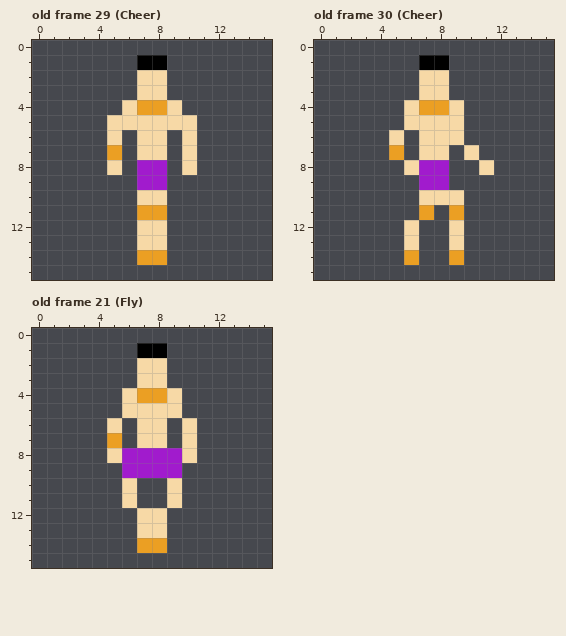
Two states of a pixel-art file, art/characters/Man4.ase. The first picture shows the starting point.
16x16 pixels, 48 frames. Shown: old frame 29 (Cheer), old frame 30 (Cheer), old frame 21 (Fly). The commit also changed other frames, which this record leaves out.
After:
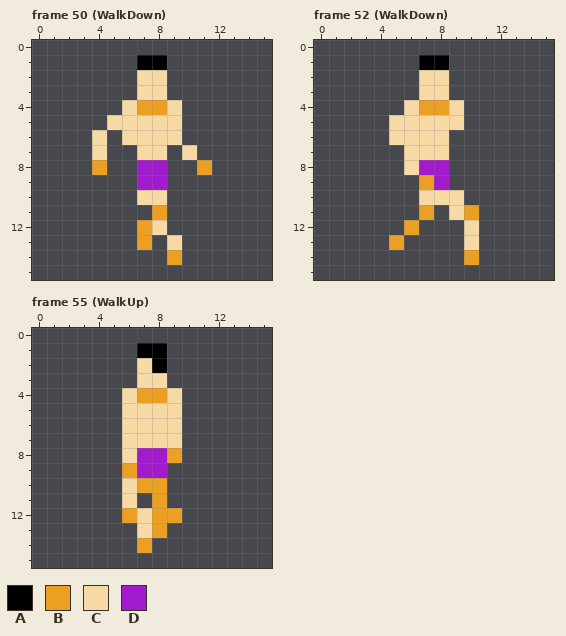
Palette (. is transparent): A #000000  B #eb9f23  C #f7d9a6  D #a11bcd
A new or re-ordered frame is compared with the old frame closest to it.
Edits made:
{"change": "frames 48 -> 56"}
{"where": "frame 50 (WalkDown) is new; against old frame 29 (Cheer), layer \"Layer 3\""}
{"frame":50,"y":5,"x":10,"old":"C","new":"."}
{"frame":50,"y":6,"x":4,"old":".C.","new":"C.C"}
{"frame":50,"y":6,"x":9,"old":".C","new":"C."}
{"frame":50,"y":7,"x":4,"old":".B","new":"C."}
{"frame":50,"y":8,"x":4,"old":".C","new":"B."}
{"frame":50,"y":8,"x":10,"old":"C.","new":".B"}
{"frame":50,"y":11,"x":7,"old":"B","new":"."}
{"frame":50,"y":12,"x":7,"old":"C","new":"B"}
{"frame":50,"y":13,"x":7,"old":"CC.","new":"B.C"}
{"frame":50,"y":14,"x":7,"old":"BB.","new":"..B"}
{"where": "frame 52 (WalkDown) is new; against old frame 30 (Cheer), layer \"Layer 3\""}
{"frame":52,"y":5,"x":5,"old":".","new":"C"}
{"frame":52,"y":6,"x":6,"old":".","new":"C"}
{"frame":52,"y":6,"x":9,"old":"C","new":"."}
{"frame":52,"y":7,"x":5,"old":"B.","new":".C"}
{"frame":52,"y":7,"x":10,"old":"C","new":"."}
{"frame":52,"y":8,"x":11,"old":"C","new":"."}
{"frame":52,"y":9,"x":7,"old":"D","new":"B"}
{"frame":52,"y":11,"x":9,"old":"B.","new":"CB"}
{"frame":52,"y":12,"x":6,"old":"C","new":"B"}
{"frame":52,"y":12,"x":9,"old":"C.","new":".C"}
{"frame":52,"y":13,"x":5,"old":".C","new":"B."}
{"frame":52,"y":13,"x":9,"old":"C.","new":".C"}
{"frame":52,"y":14,"x":6,"old":"B","new":"."}
{"frame":52,"y":14,"x":9,"old":"B.","new":".B"}
{"where": "frame 55 (WalkUp) is new; against old frame 21 (Fly), layer \"Layer 3\""}
{"frame":55,"y":2,"x":8,"old":"C","new":"A"}
{"frame":55,"y":6,"x":5,"old":"C.","new":".C"}
{"frame":55,"y":6,"x":9,"old":".C","new":"C."}
{"frame":55,"y":7,"x":5,"old":"B.","new":".C"}
{"frame":55,"y":7,"x":9,"old":".C","new":"C."}
{"frame":55,"y":8,"x":5,"old":"CD","new":".C"}
{"frame":55,"y":8,"x":9,"old":"DC","new":"B."}
{"frame":55,"y":9,"x":6,"old":"D","new":"B"}
{"frame":55,"y":9,"x":9,"old":"D","new":"."}
{"frame":55,"y":10,"x":7,"old":"..C","new":"BB."}
{"frame":55,"y":11,"x":8,"old":".C","new":"B."}
{"frame":55,"y":12,"x":6,"old":".","new":"B"}
{"frame":55,"y":12,"x":8,"old":"C.","new":"BB"}
{"frame":55,"y":13,"x":8,"old":"C","new":"B"}
{"frame":55,"y":14,"x":8,"old":"B","new":"."}
{"label":"changed","picture_box":[92,115,212,265]}
{"label":"changed","picture_box":[389,115,494,265]}
{"label":"changed","picture_box":[152,358,167,373]}
{"label":"changed","picture_box":[107,418,197,553]}
